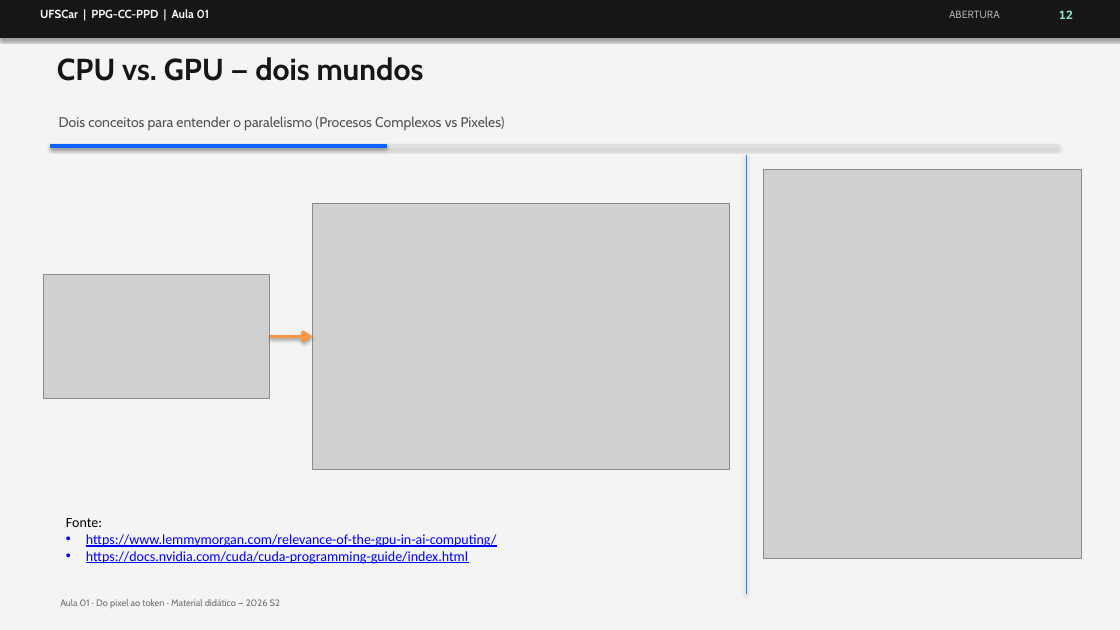
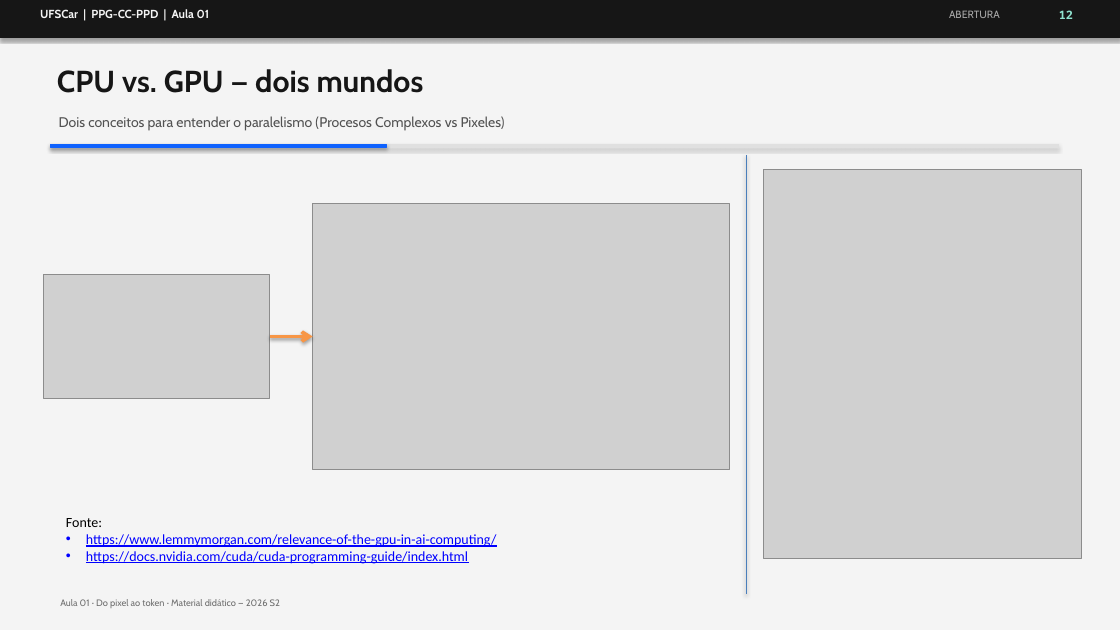
Before and after one commit to M3g4r00t/pescd-ufscar-ppd-2026-s2, a slide deck: slide 13 of content/aula_00_ppd_ufscar.pptx. Drawn at 1120x630 pixels with LibreOffice and Linux fonts; fonts in the diff are those of the drawing; grey boxes stand for pictures. Boxes give left, top, right and bottom in pixels: in the first picture for what was removed or moved away, otherwise in the second. Text is boxed around its words. In the diff, an @@ line names an element or a change of style, - is before the commit and + after.

```diff
--- a/content/aula_00_ppd_ufscar.pptx
+++ b/content/aula_00_ppd_ufscar.pptx
@@ text "CPU vs. GPU — dois ...": place and size @@
-text "CPU vs. GPU — dois ..." at box(57, 57, 424, 81)
+text "CPU vs. GPU — dois ..." at box(57, 69, 424, 93)
```
Also in this commit, not shown: 13 other slides changed, 9 slides added, 24 slides removed, 5 other files.
